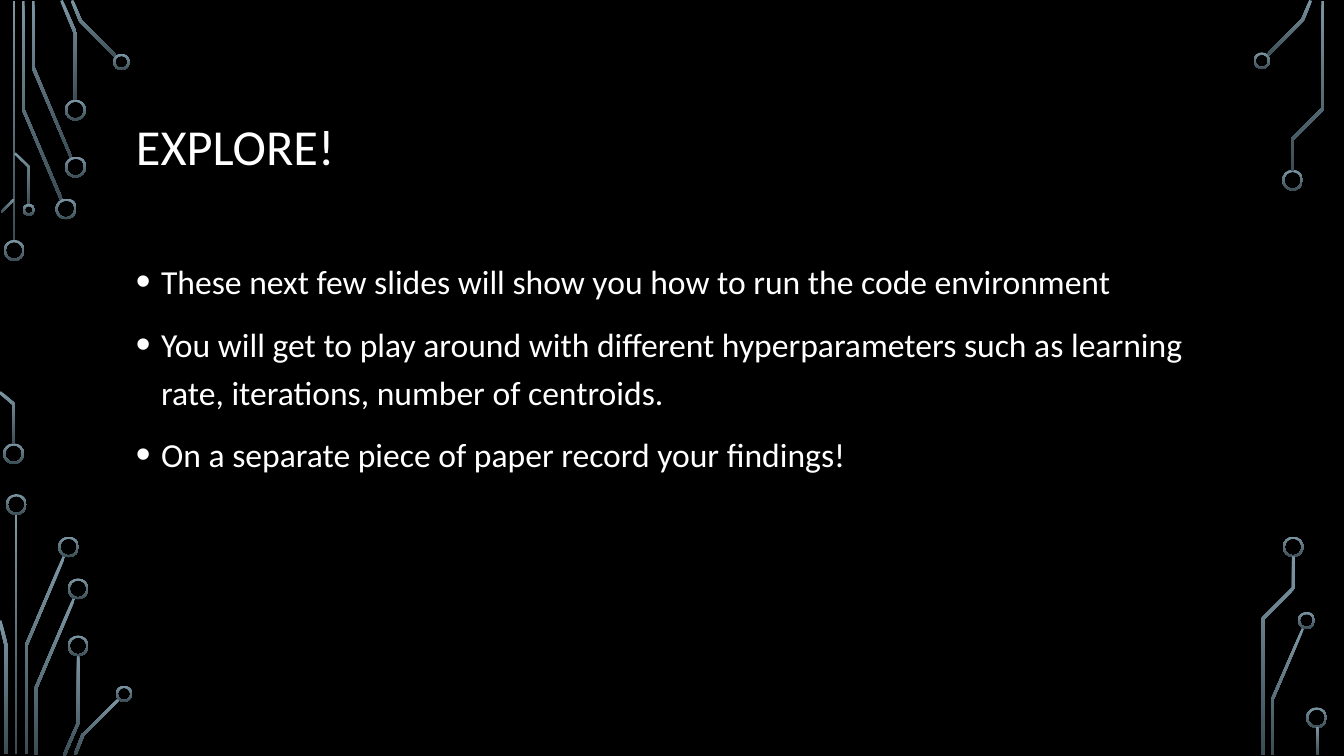
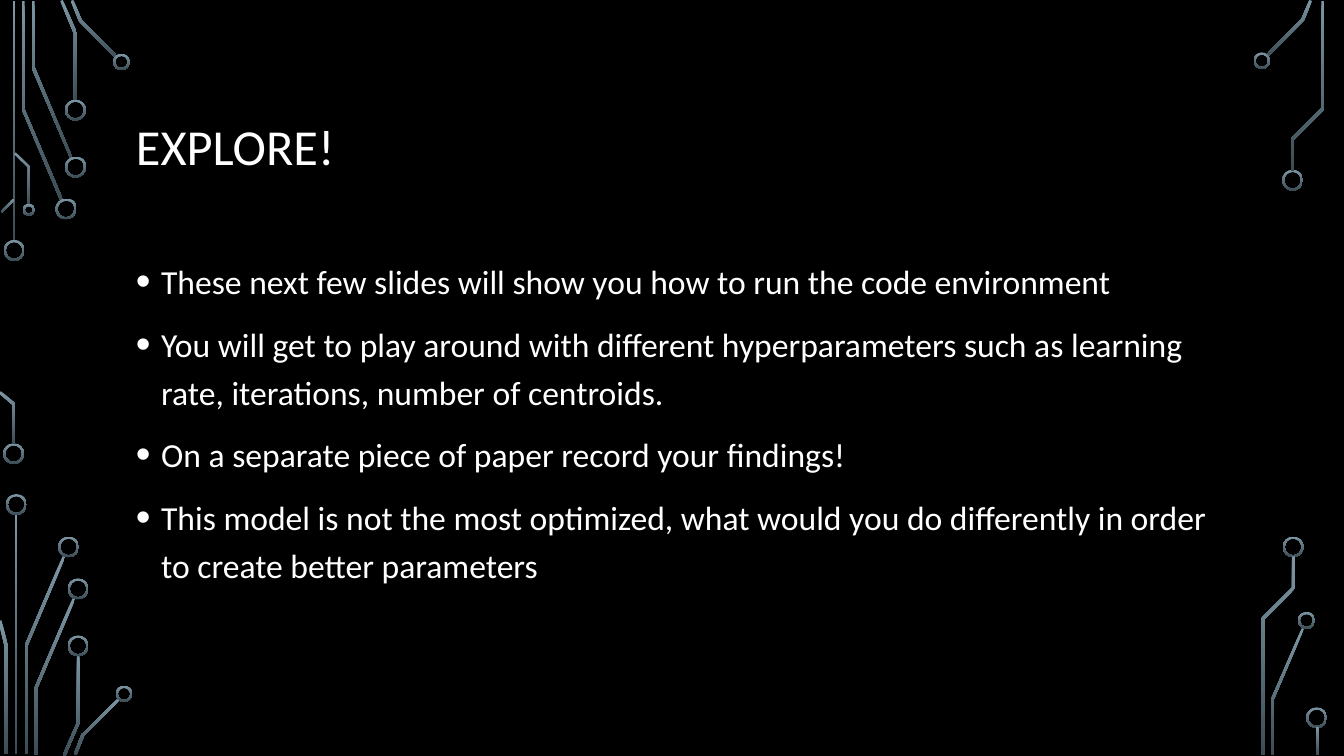
Before and after one commit to sabrinafuller/USTEP2021, a slide deck: slide 19 of Machine learning-ustep2020.pptx (slide 15 before the commit). Drawn at 1344x756 pixels with LibreOffice and Linux fonts; fonts in the diff are those of the drawing; background and template pictures are left out. Boxes give left, top, right and bottom in pixels: in the first picture for what was removed or moved away, otherwise in the second. Text is boxed around its words. In the diff, an @@ line names an element or a change of style, - is before the commit and + after.

```diff
--- a/Machine learning-ustep2020.pptx
+++ b/Machine learning-ustep2020.pptx
@@ text at (161,506,1206,584): paragraph added @@
+• This model is not the most optimized, what would you do differently in order to create better parameters
```
Also in this commit, not shown: 4 other slides changed, 7 slides added.
